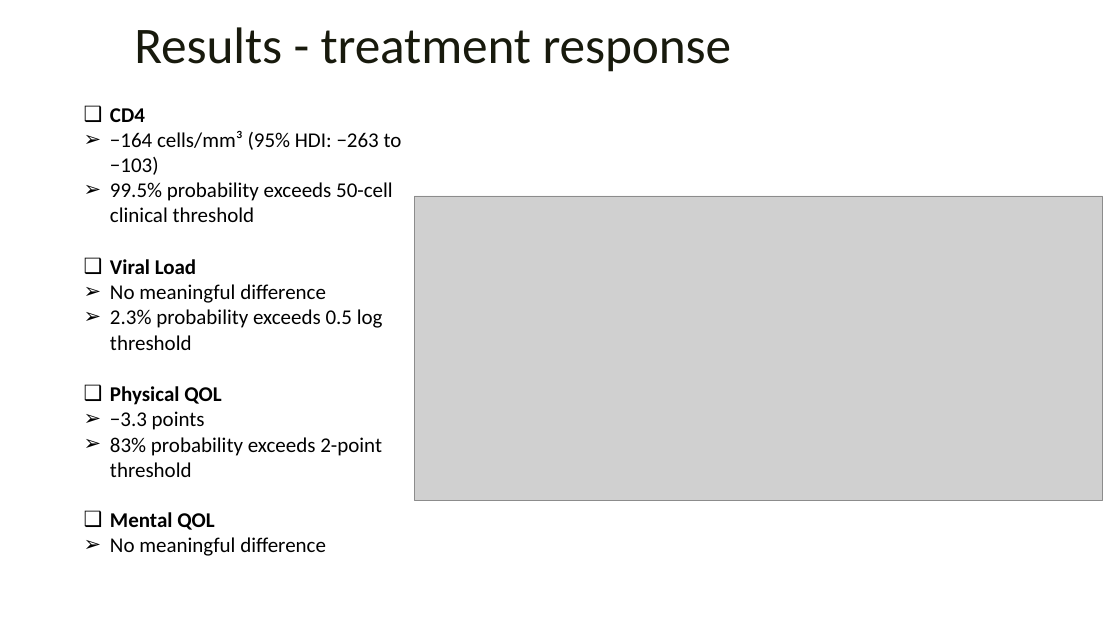
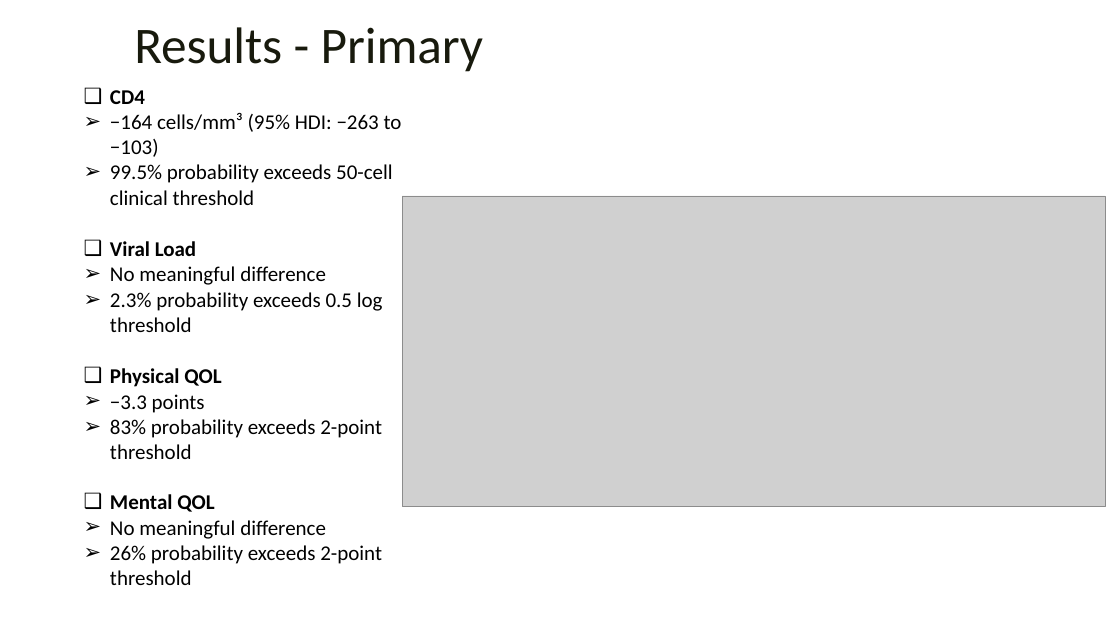
Before and after one commit to rysummers/BIOS6624-Class, a slide deck: slide 5 of Project1/Reports/Project1_Presentation_summers.pptx (slide 6 before the commit). Drawn at 1120x630 pixels with LibreOffice and Linux fonts; fonts in the diff are those of the drawing; grey boxes stand for pictures; background and template pictures are left out. Boxes give left, top, right and bottom in pixels: in the first picture for what was removed or moved away, otherwise in the second. Text is boxed around its words. In the diff, an @@ line names an element or a change of style, - is before the commit and + after.

```diff
--- a/Project1/Reports/Project1_Presentation_summers.pptx
+++ b/Project1/Reports/Project1_Presentation_summers.pptx
@@ text at [134,27,483,72]: text changed @@
-Results - treatment response
+Results - Primary
@@ text "CD4": place and size @@
-text "CD4" at [110,108,402,556]
+text "CD4" at [110,90,402,585]
@@ picture: place and size @@
-picture at [414,196,1102,500]
+picture at [402,196,1106,507]
@@ text at [110,545,382,585]: paragraph added @@
+➢ 26% probability exceeds 2-point threshold
```
Also in this commit, not shown: 4 other slides changed, 1 slide removed, 9 other files.
